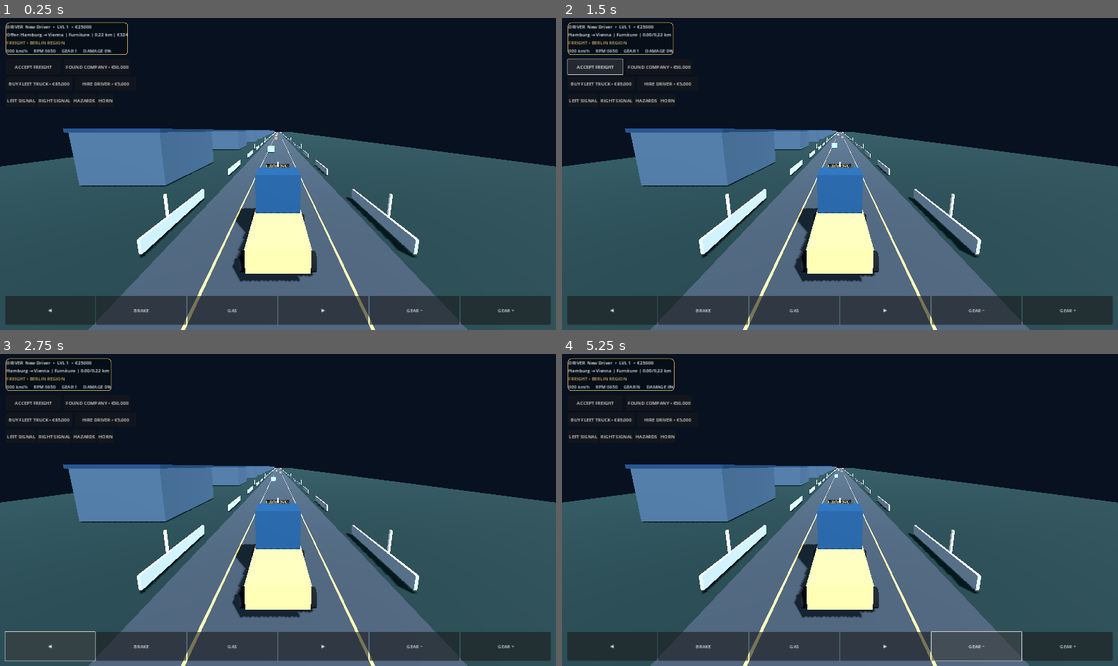
Above: before the commit, frames 1-4 (two rows, left to right).
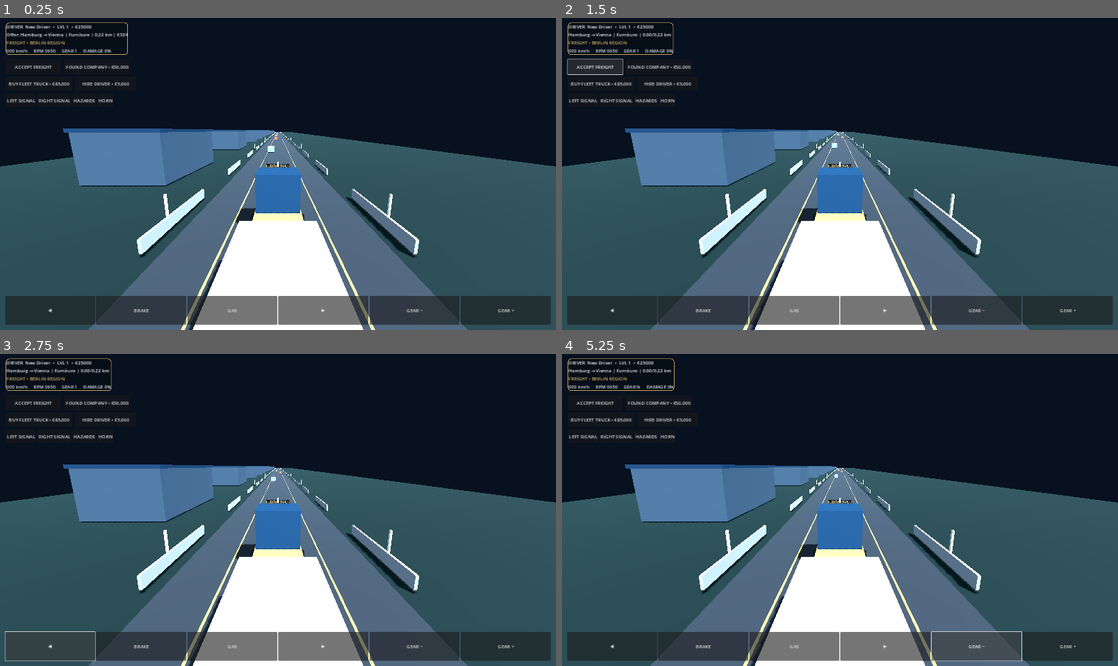
Above: after the commit, the same moments.

Repository: haseebop668-a11y/EURO-HAUL
Game: Godot game, scene res://Scenes/Main.tscn
The game is run twice, just before and just after one commit, with the same random seed, the same clock (stepped at 60 frames per second) and the same inputs.
Inputs:
- Up to frame 1 (0.25 s): no input
- Up to frame 2 (1.5 s): click "ACCEPT FREIGHT" at 0.5 s; click "ACCEPT FREIGHT" at 1.25 s
- Up to frame 3 (2.75 s): click "◀" at 2 s
- Up to frame 4 (5.25 s): click "BRAKE" at 2.75 s; click "GAS" at 3.5 s; click "▶" at 4.25 s; click "GEAR −" at 5 s

The runs differ from the first frame. In frame 1, 8.0% of the frame differs, in the area x 33-66%, y 65-100%; in frame 2, 8.0%; in frame 3, 8.0%; in frame 4, 8.0%.

Commit message:
feat: attach articulated trailer to player truck

Diff:
--- a/Godot/Scripts/main.gd
+++ b/Godot/Scripts/main.gd
@@ -6,6 +6,7 @@
 const ROAD_LENGTH := 900.0
 
 var truck: EuroHaulTruck
+var trailer: EuroHaulTrailer
 var career: EuroHaulCareer
 var company: EuroHaulCompanyManager
 var hud: Label
@@ -141,6 +142,11 @@
 	nameplate.modulate = GOLD
 	truck.add_child(nameplate)
 	add_child(truck)
+	trailer = EuroHaulTrailer.new()
+	trailer.name = "ArticulatedTrailer"
+	trailer.truck = truck
+	trailer.position = Vector3(0.0, 0.0, 3.3)
+	truck.add_child(trailer)
 	var camera_rig := SpringArm3D.new()
 	camera_rig.spring_length = 9.0
 	camera_rig.position = Vector3(0, 4.3, 1.0)
